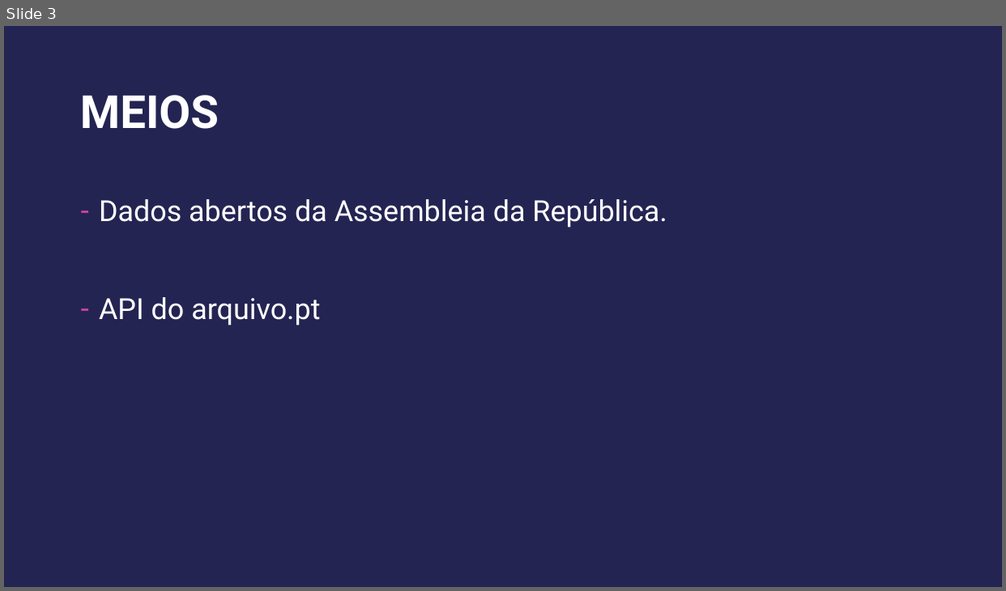
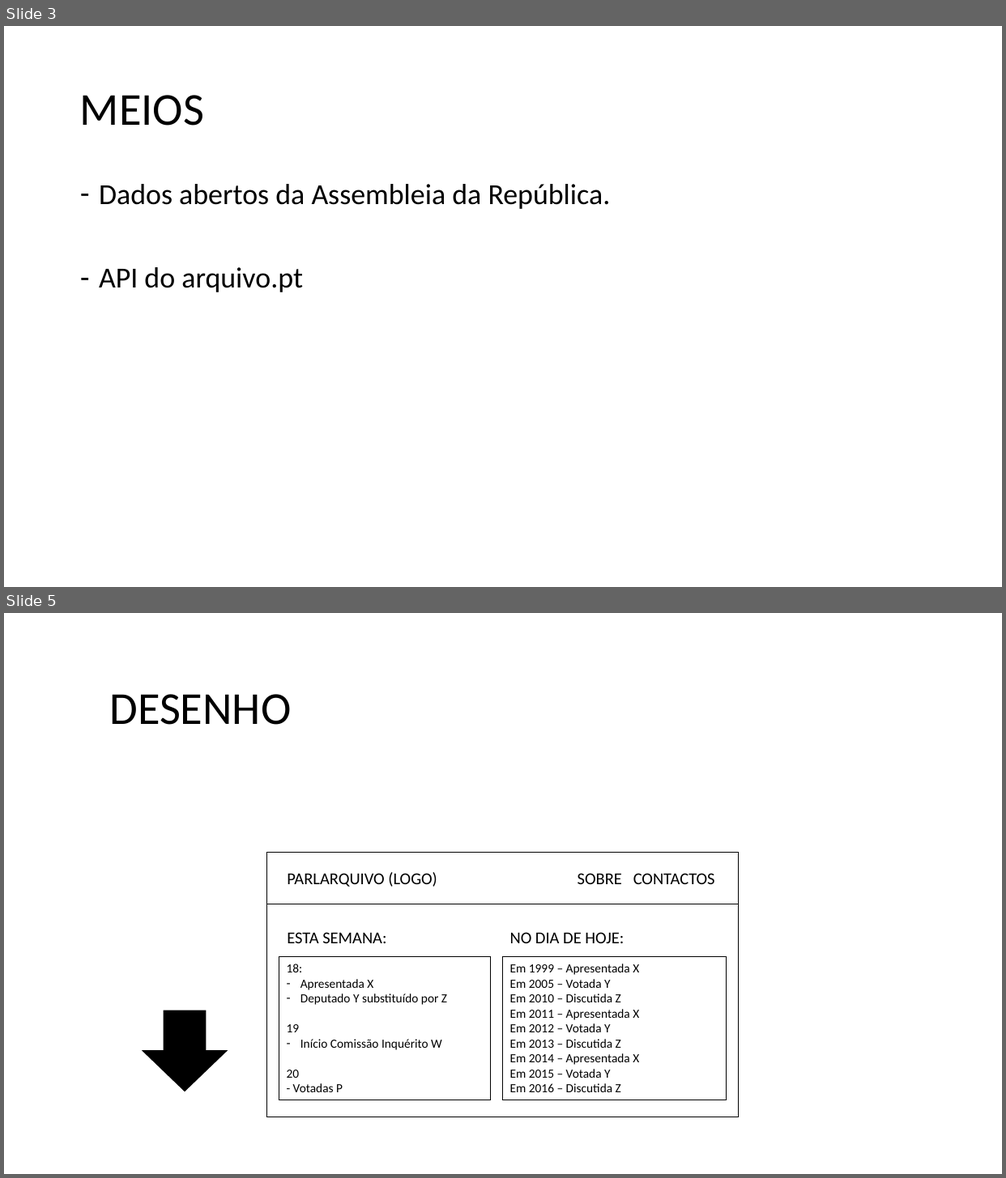
Before and after one commit to ruipfteixeira/arquivopt, a slide deck: Presentation.pptx. Shown one above the other, each under a label of ours: slide 3 before the commit, slides 3 and 5 after it; the slides between them are not shown. The pictures are 1006x591 and 1006x1178 pixels, drawn with LibreOffice and Linux fonts; fonts in the diff are those of the drawing; background and template pictures are left out. Boxes give left, top, right and bottom in pixels: in the first picture for what was removed or moved away, otherwise in the second. Text is boxed around its words. In the diff, an @@ line names an element or a change of style, - is before the commit and + after.

```diff
--- a/Presentation.pptx
+++ b/Presentation.pptx
@@ slide 5 added at bbox=[4, 613, 1002, 1174], background #FFFFFF @@
@@ title added at bbox=[109, 694, 291, 725], 44 pt, text #000000 @@
+DESENHO
@@ rectangle added at bbox=[267, 853, 739, 1118], outline #000000 0.75 pt @@
@@ rectangle added at bbox=[267, 853, 739, 905], outline #000000 0.75 pt @@
@@ text added at bbox=[287, 872, 437, 887], 16 pt, text #000000 @@
+PARLARQUIVO (LOGO)
@@ text added at bbox=[577, 873, 715, 884], 16 pt, text #000000 @@
+SOBRE CONTACTOS
@@ text added at bbox=[287, 932, 386, 943], 16 pt, text #000000 @@
+ESTA SEMANA:
@@ text added at bbox=[510, 932, 624, 943], 16 pt, text #000000 @@
+NO DIA DE HOJE:
@@ rectangle added at bbox=[279, 957, 490, 1101], outline #000000 0.75 pt, 12 pt, text #000000 @@
+18:
+– Apresentada X
+– Deputado Y substituído por Z
+19
+– Início Comissão Inquérito W
+20
+- Votadas P
@@ rectangle added at bbox=[503, 957, 727, 1101], outline #000000 0.75 pt, 12 pt, text #000000 @@
+Em 1999 – Apresentada X
+Em 2005 – Votada Y
+Em 2010 – Discutida Z
+Em 2011 – Apresentada X
+Em 2012 – Votada Y
+Em 2013 – Discutida Z
+Em 2014 – Apresentada X
+Em 2015 – Votada Y
+Em 2016 – Discutida Z
@@ down arrow added at bbox=[143, 1012, 227, 1092], fill #000000, outline #000000 1 pt @@
@@ slide 3 changed as well @@
@@ rectangle removed at bbox=[4, 26, 1002, 587] @@
@@ title "MEIOS" at bbox=[80, 95, 204, 126]: font Roboto to Calibri, text colour #FFFFFF to #000000, bold off; line spacing 1 to 0.9 @@
@@ text "Dados abertos da Assembleia da ...": place and size @@
-text "Dados abertos da Assembleia da ..." at bbox=[99, 199, 667, 326]
+text "Dados abertos da Assembleia da ..." at bbox=[99, 184, 611, 292]
@@ text "Dados abertos da Assembleia da ..." at bbox=[99, 184, 611, 292]: font Roboto to Calibri, text colour #FFFFFF to #000000; line spacing 1.1 to 0.9 @@
```
Also in this commit, not shown: 2 other slides changed, 1 other slide added.
